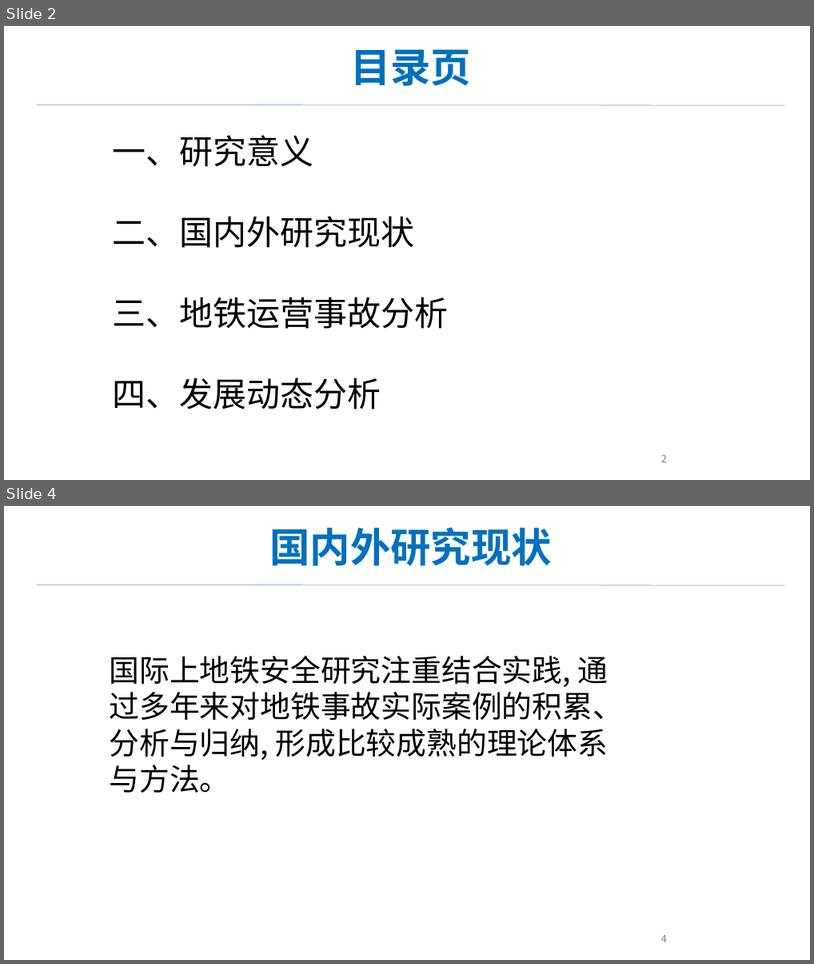
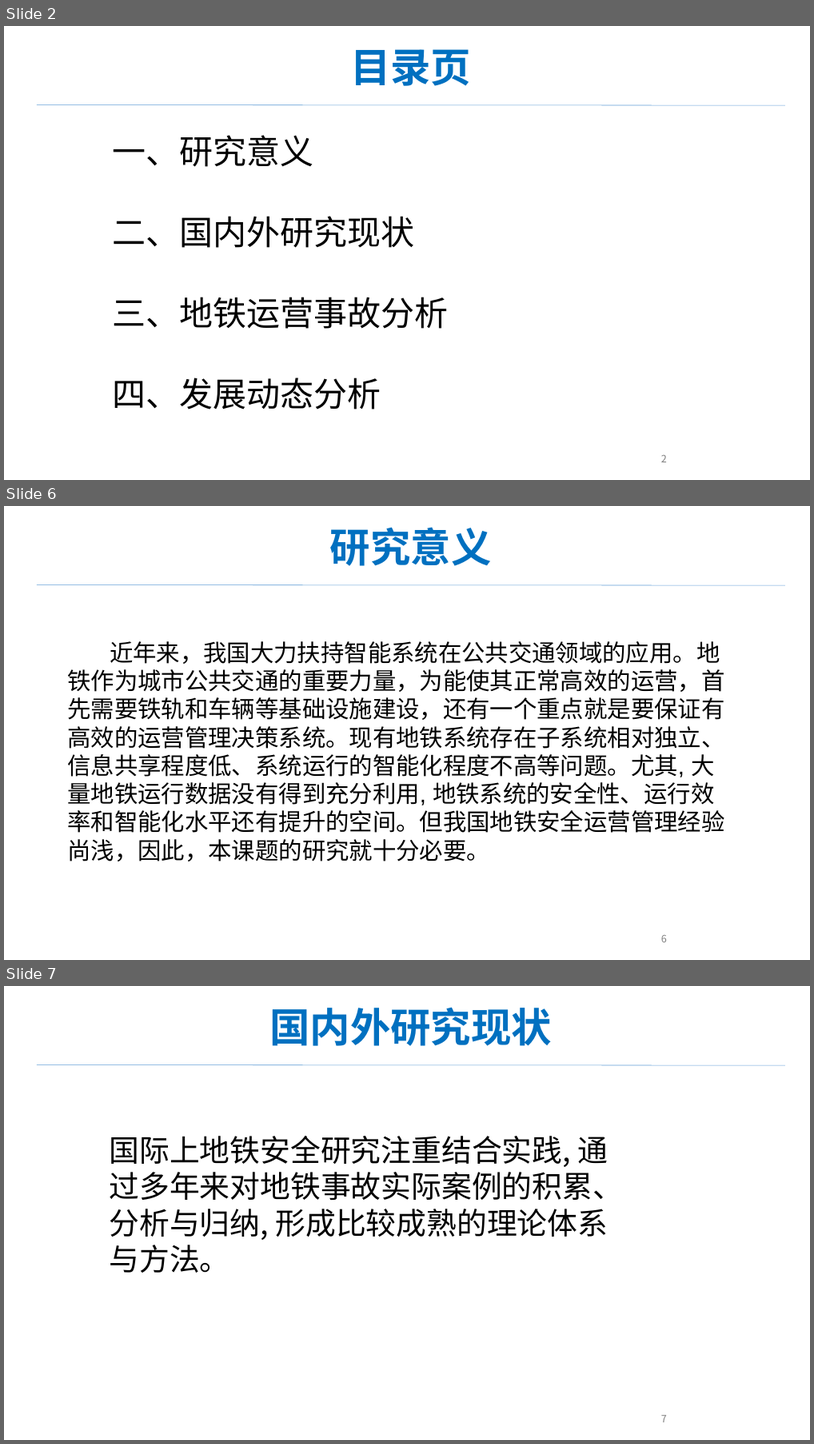
Before and after one commit to jiating777/laboratory, a slide deck: 报告.pptx. Shown one above the other, each under a label of ours: slides 2 and 4 before the commit, slides 2, 6 and 7 after it; the slides between them are not shown. The pictures are 814x964 and 814x1444 pixels, drawn with LibreOffice and Linux fonts; fonts in the diff are those of the drawing. Boxes give left, top, right and bottom in pixels: in the first picture for what was removed or moved away, otherwise in the second. Text is boxed around its words. In the diff, an @@ line names an element or a change of style, - is before the commit and + after.

Commit message:
11

```diff
--- a/报告.pptx
+++ b/报告.pptx
@@ slide 6 added at [4, 506, 810, 960], background #FFFFFF @@
@@ text added at [330, 527, 492, 566], 48 pt, text gradient #0070C0 to #002060, bold @@
+研究意义
@@ line added from (37, 584) to (786, 585), #5B9BD5 0.5 pt @@
@@ text added at [67, 641, 725, 861], 28 pt, text #000000 @@
+近年来，我国大力扶持智能系统在公共交通领域的应用。地铁作为城市公共交通的重要力量，为能使其正常高效的运营，首先需要铁轨和车辆等基础设施建设，还有一个重点就是要保证有高效的运营管理决策系统。现有地铁系统存在子系统相对独立、信息共享程度低、系统运行的智能化程度不高等问题。尤其, 大量地铁运行数据没有得到充分利用, 地铁系统的安全性、运行效率和智能化水平还有提升的空间。但我国地铁安全运营管理经验尚浅，因此，本课题的研究就十分必要。
@@ page number added at [662, 935, 667, 942], 12 pt, text #808080 @@
+6
@@ what was slide 4 is now slide 7 @@
@@ page number at [662, 1415, 667, 1422]: text changed @@
-4
+7
```
Also in this commit, not shown: 1 slide changed, 2 other slides added.
